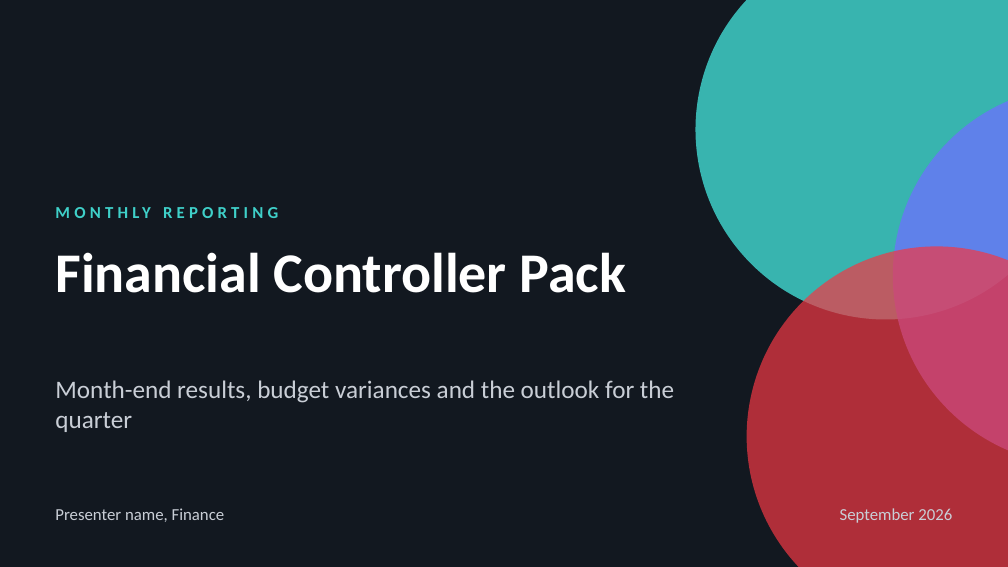
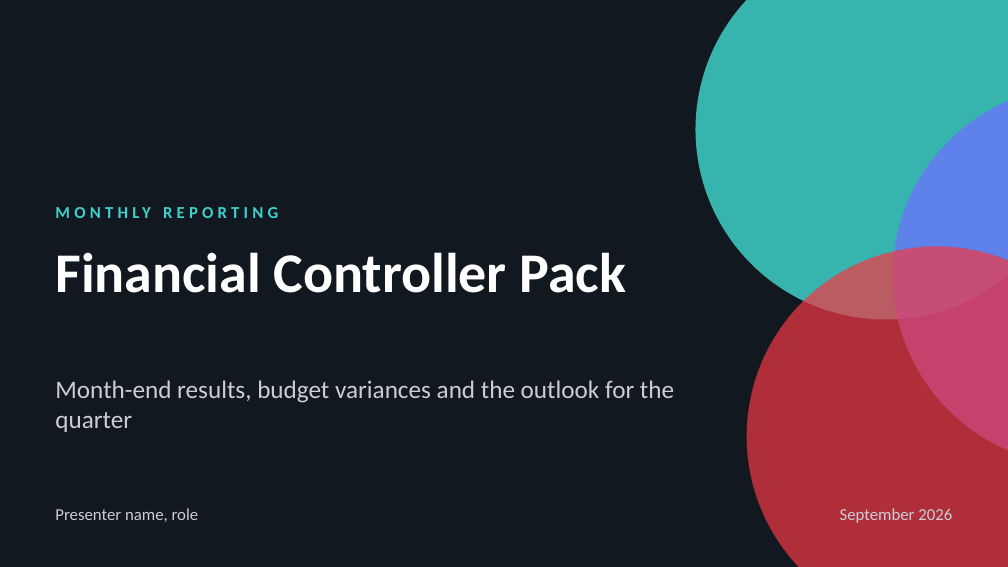
Before and after one commit to WesleyNelson-O33/Claude, a slide deck: slide 1 of presentation/CTS Presentation Template.pptx. Drawn at 1008x567 pixels with LibreOffice and Linux fonts; fonts in the diff are those of the drawing; background and template pictures are left out. Boxes give left, top, right and bottom in pixels: in the first picture for what was removed or moved away, otherwise in the second. Text is boxed around its words. In the diff, an @@ line names an element or a change of style, - is before the commit and + after.

```diff
--- a/presentation/CTS Presentation Template.pptx
+++ b/presentation/CTS Presentation Template.pptx
@@ text at [55,508,199,522]: text changed @@
-Presenter name, Finance
+Presenter name, role
```
Also in this commit, not shown: 6 other slides changed, 13 slides added, 1 slide removed, 17 other files.
